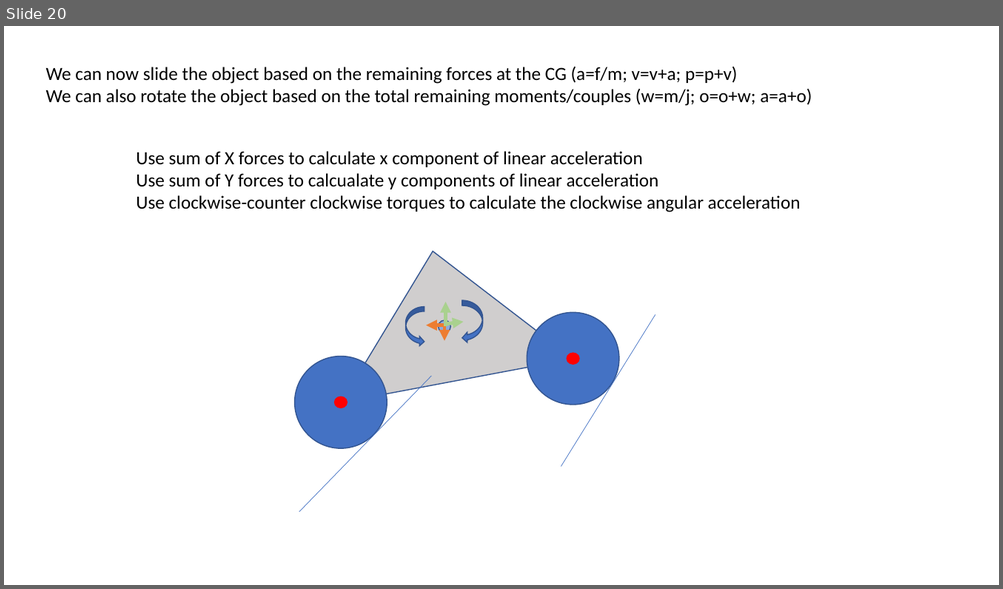
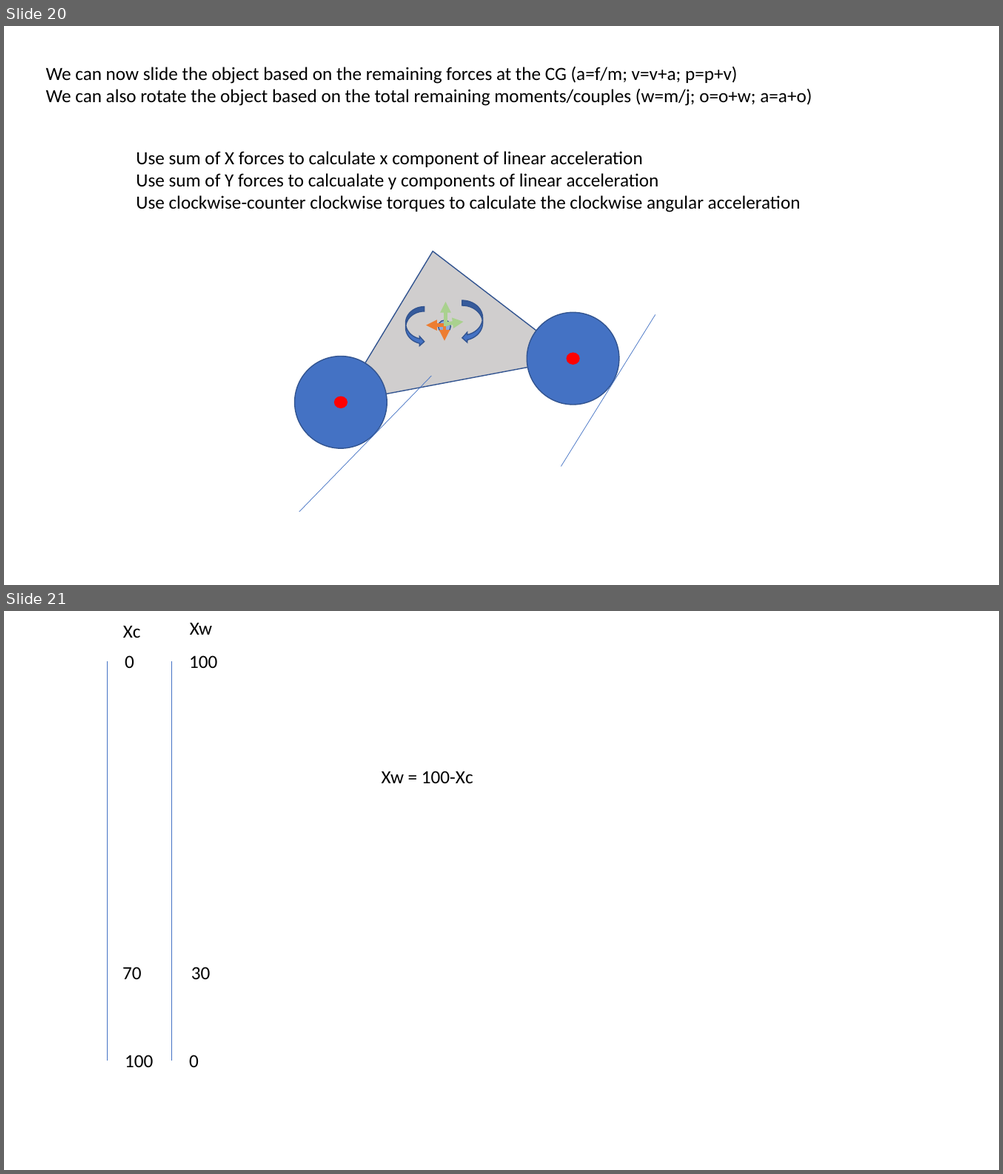
Before and after one commit to rhambleton/drive2d, a slide deck: vehicle forces.pptx. Shown one above the other, each under a label of ours: slide 20 before the commit, slides 20 and 21 after it. The pictures are 1003x589 and 1003x1174 pixels, drawn with LibreOffice and Linux fonts; fonts in the diff are those of the drawing. Boxes give left, top, right and bottom in pixels: in the first picture for what was removed or moved away, otherwise in the second. Text is boxed around its words. In the diff, an @@ line names an element or a change of style, - is before the commit and + after.

```diff
--- a/vehicle forces.pptx
+++ b/vehicle forces.pptx
@@ slide 21 added at [4,611,999,1170], background #FFFFFF @@
@@ text added at [123,625,141,638], 18 pt, text #000000 @@
+Xc
@@ text added at [190,622,212,635], 18 pt, text #000000 @@
+Xw
@@ line added from (107, 661) to (107, 1061), #4472C4 0.5 pt @@
@@ text added at [125,655,134,668], 18 pt, text #000000 @@
+0
@@ line added from (172, 661) to (172, 1061), #4472C4 0.5 pt @@
@@ text added at [189,655,217,668], 18 pt, text #000000 @@
+100
@@ text added at [381,771,473,783], 18 pt, text #000000 @@
+Xw = 100-Xc
@@ text added at [122,967,142,980], 18 pt, text #000000 @@
+70
@@ text added at [191,967,210,980], 18 pt, text #000000 @@
+30
@@ text added at [125,1055,153,1068], 18 pt, text #000000 @@
+100
@@ text added at [189,1055,199,1068], 18 pt, text #000000 @@
+0
```
Also in this commit, not shown: 3 other slides added, 4 other files.
